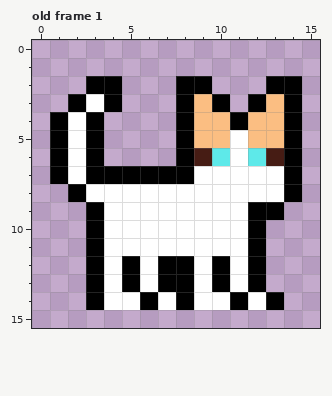
Two versions of one pixel-art file, assets/images/cat.ase. The picture above was drawn from the file before the commit.
16x16 pixels, 1 frame. Shown: old frame 1. The commit also changed other frames, which this record leaves out.
The same view after the edit:
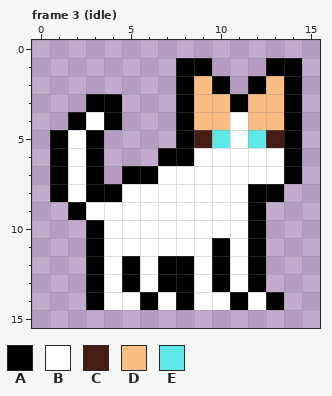
Palette (. is transparent): A #000000  B #ffffff  C #461c14  D #fbbe82  E #5ee9e9
A new or re-ordered frame is compared with the old frame closest to it.
The exact change:
frames 1 -> 6
--- frame 3 (idle) is new; against old frame 1
@@ x 0..15 @@
  0 ................
- 1 ................
- 2 ...AA...AA...AA.
- 3 ..ABA...ADA.ADA.
- 4 .ABA....ADDADDA.
- 5 .ABA....ADDBDDA.
- 6 .ABA....ACEBECA.
- 7 .ABAAAAAABBBBBA.
- 8 ..ABBBBBBBBBBBA.
- 9 ...ABBBBBBBBAA..
+ 1 ........AA...AA.
+ 2 ........ADA.ADA.
+ 3 ...AA...ADDADDA.
+ 4 ..ABA...ADDBDDA.
+ 5 .ABA....ACEBECA.
+ 6 .ABA...AABBBBBA.
+ 7 .ABA.AABBBBBBBA.
+ 8 .ABAABBBBBBBAA..
+ 9 ..ABBBBBBBBBA...
 10 ...ABBBBBBBBA...
-11 ...ABBBBBBBBA...
+11 ...ABBBBBBABA...
 12 ...ABABAABABA...
Where, in picture pixels (left, top, right, bottom), the same in both pictures:
changed: (50, 58, 302, 256)
